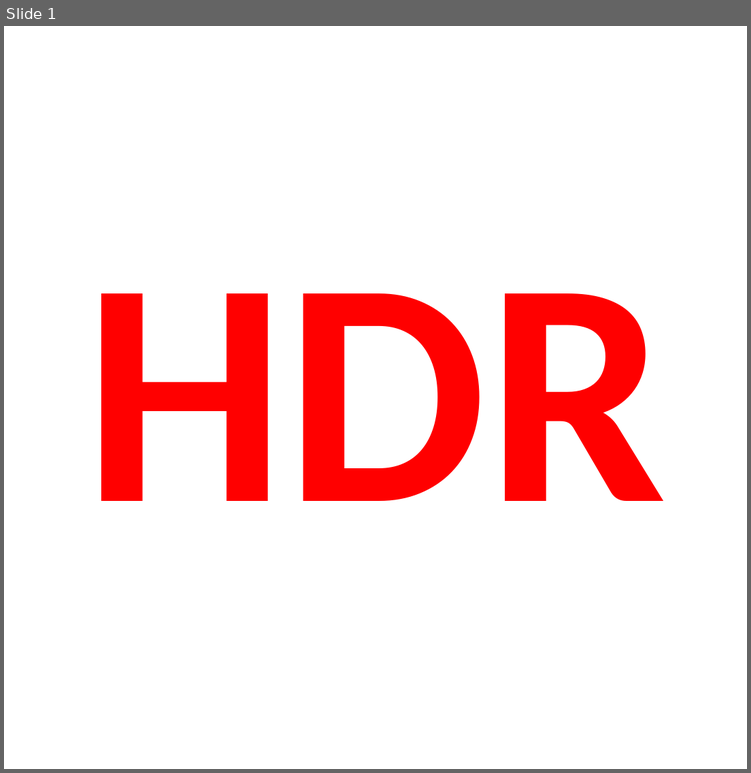
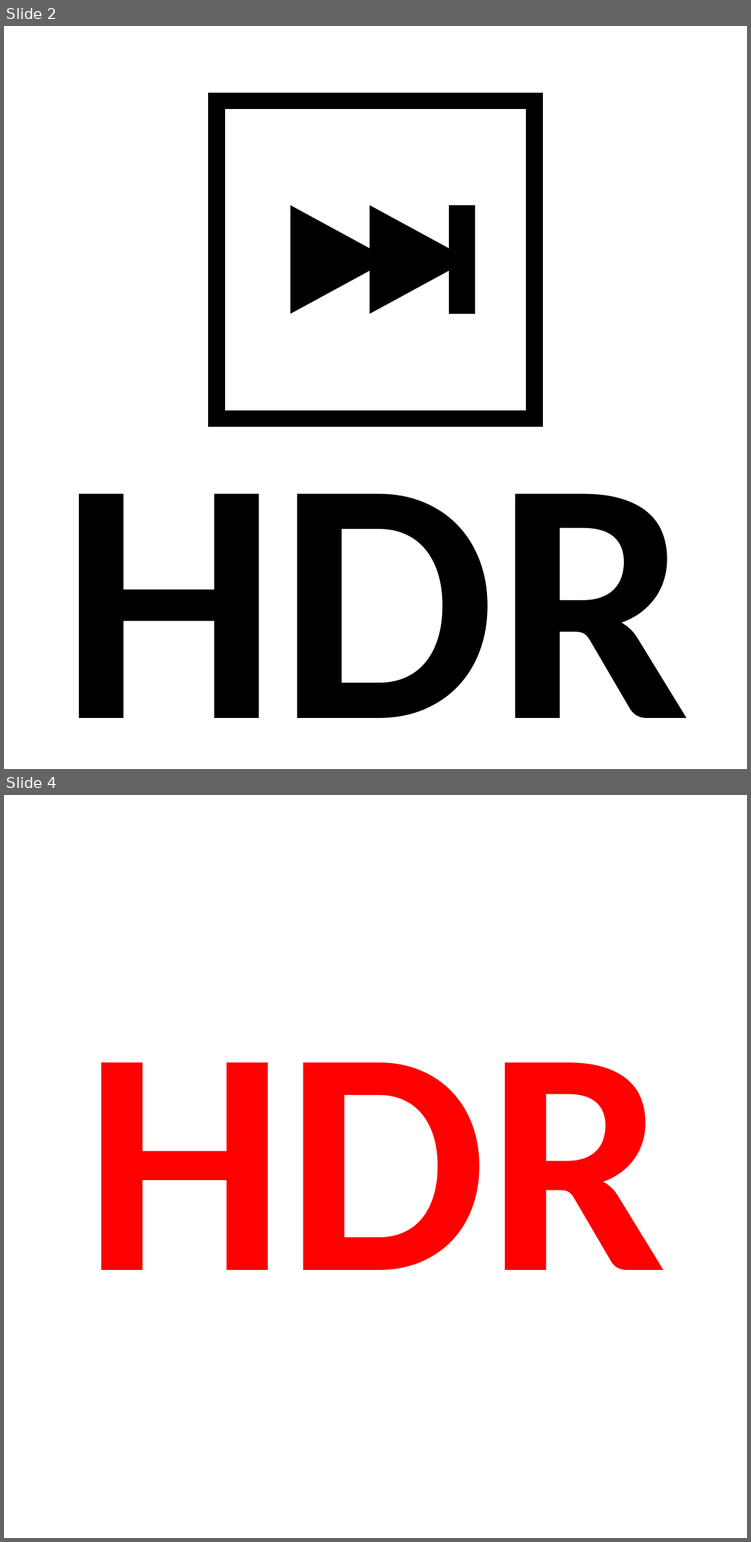
Before and after one commit to 13thsymphony/QuickHdr, a slide deck: Assets/Icon.pptx. Shown one above the other, each under a label of ours: slide 1 before the commit, slides 2 and 4 after it; the slides between them are not shown. The pictures are 751x773 and 751x1542 pixels, drawn with LibreOffice and Linux fonts; fonts in the diff are those of the drawing. Boxes give left, top, right and bottom in pixels: in the first picture for what was removed or moved away, otherwise in the second. Text is boxed around its words. In the diff, an @@ line names an element or a change of style, - is before the commit and + after.

```diff
--- a/Assets/Icon.pptx
+++ b/Assets/Icon.pptx
@@ slide 2 added at <box>4,26,747,769</box>, background #FFFFFF @@
@@ rectangle added at <box>216,100,534,418</box>, outline #000000 16 pt @@
@@ triangle added at <box>290,205,390,314</box>, fill #000000 @@
@@ triangle added at <box>369,205,469,314</box>, fill #000000 @@
@@ rectangle added at <box>449,205,475,314</box>, fill #000000 @@
@@ title added at <box>60,493,690,718</box>, 335 pt, text #000000, bold @@
+HDR
@@ what was slide 1 is now slide 4 @@
```
Also in this commit, not shown: 2 other slides added, 58 other files.
